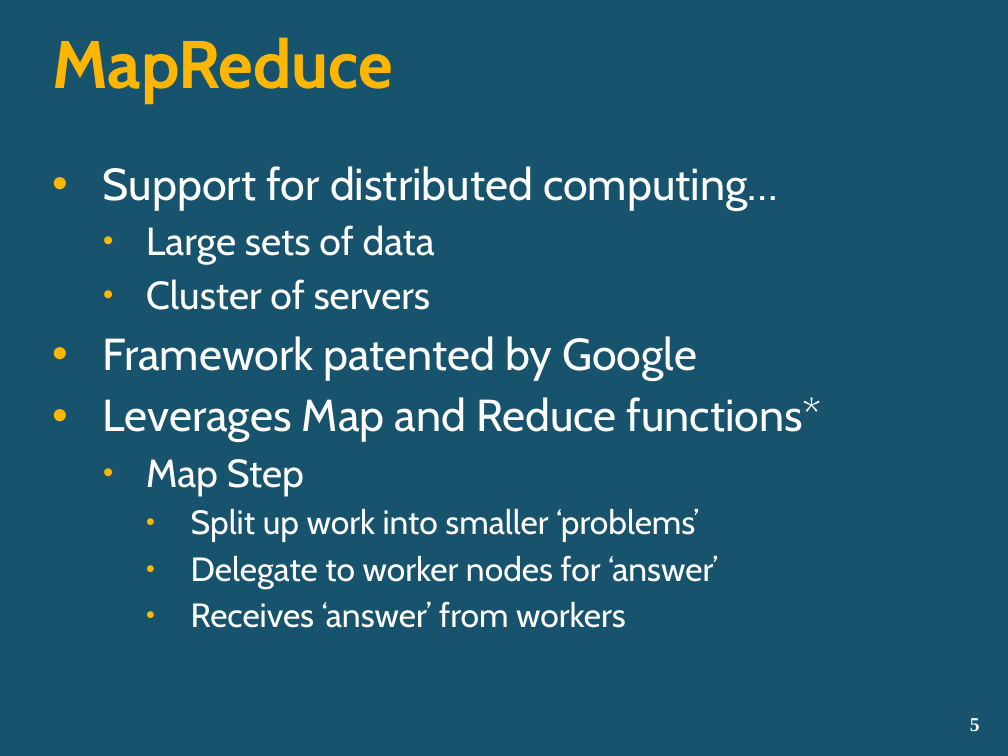
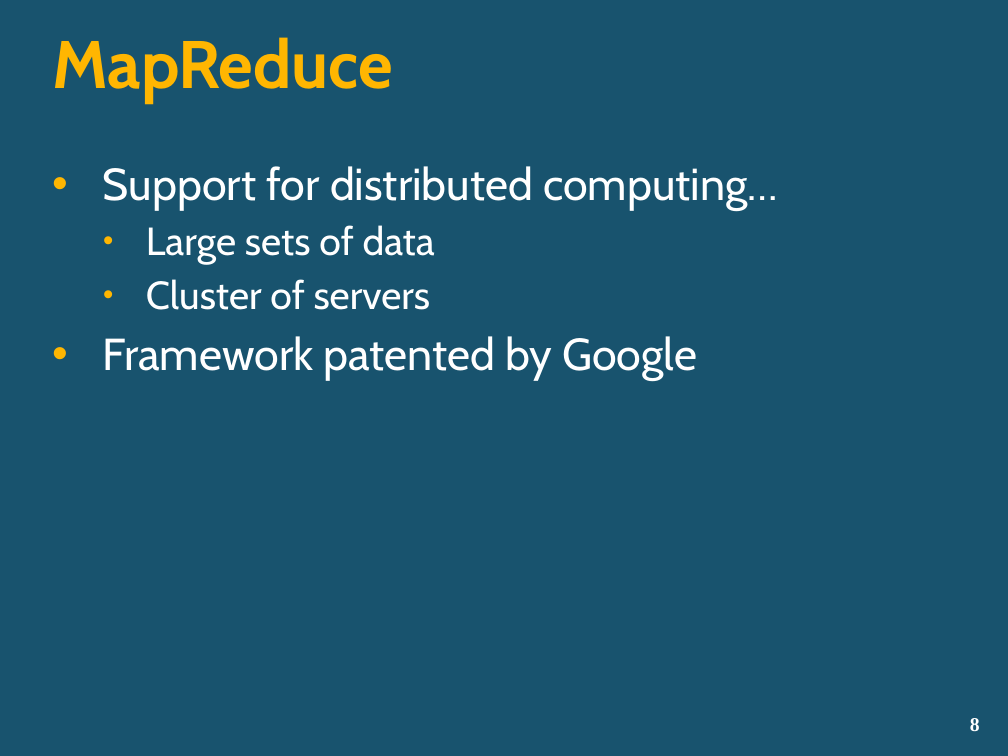
Before and after one commit to lozanotek/nosql, a slide deck: slide 8 of slides/NoSQL.pptx (slide 5 before the commit). Drawn at 1008x756 pixels with LibreOffice and Linux fonts; fonts in the diff are those of the drawing; background and template pictures are left out. Boxes give left, top, right and bottom in pixels: in the first picture for what was removed or moved away, otherwise in the second. Text is boxed around its words. In the diff, an @@ line names an element or a change of style, - is before the commit and + after.

Commit message:
Updated the slides.

```diff
--- a/slides/NoSQL.pptx
+++ b/slides/NoSQL.pptx
@@ text at (103, 397, 822, 628): paragraphs removed @@
-• Leverages Map and Reduce functions*
-  • Map Step
-    • Split up work into smaller ‘problems’
-    • Delegate to worker nodes for ‘answer’
-    • Receives ‘answer’ from workers
@@ page number at (970, 718, 980, 731): text changed @@
-5
+8
```
Also in this commit, not shown: 2 other slides changed, 3 slides added, 16 other files.
